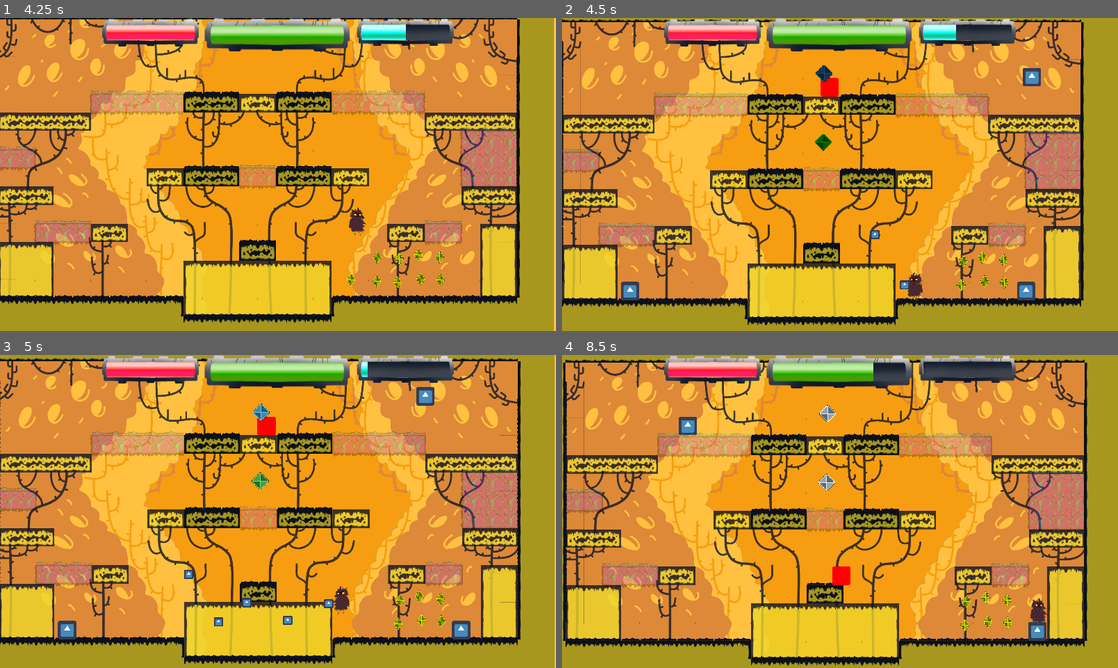
Above: before the commit, frames 1-4 (two rows, left to right).
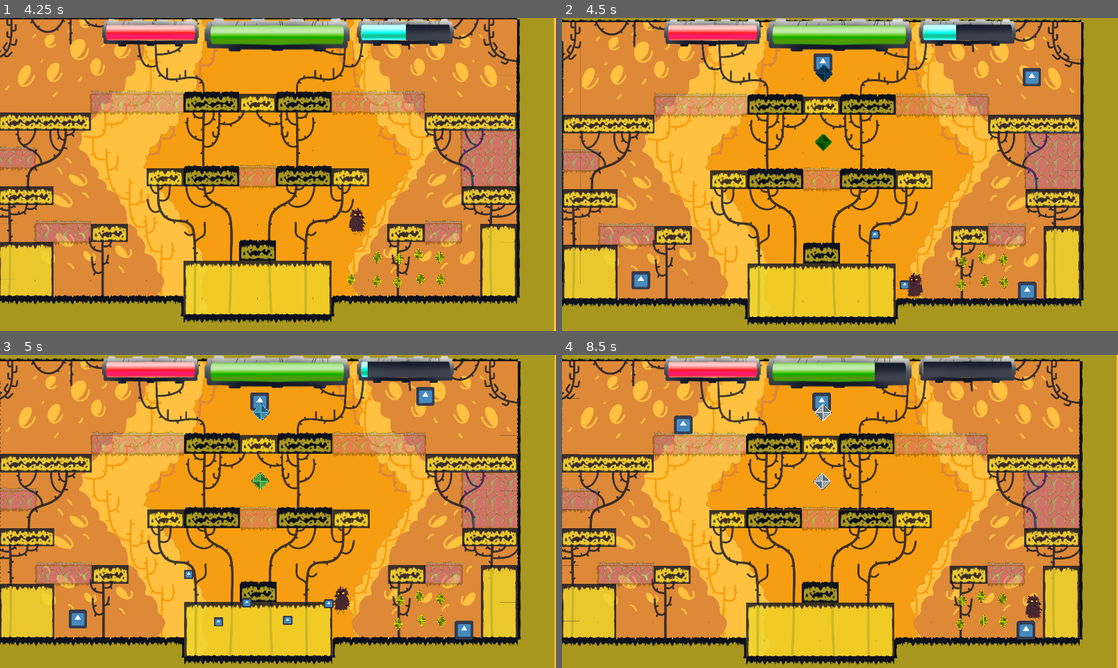
Above: after the commit, the same moments.

Repository: korvato-prime/hyperdimensional-knight
Game: Godot game, scene res://interface/TitleSceen.tscn
The game is run twice, just before and just after one commit, with the same random seed, the same clock (stepped at 60 frames per second) and the same inputs. The engine's default icon, where the game draws it, is replaced by a stand-in: a white triangle on a blue panel in a dark square.
Inputs:
- Up to frame 1 (4.25 s): tap Enter at 0.5, 2 s; hold Right (ui_right) 0.53-1.28 s; hold Up (jump) 0.53-1.28 s; tap Space (swap) at 1.25, 2.1 s; hold Down (ui_down) 1.28-2.03 s; tap Z (shoot) at 1.35 s; tap Up (jump) at 1.52, 1.55, 1.82, 3.6, 3.77, 4.07 s; hold Right (ui_right) 2.03-2.75 s; hold Up (jump) 2.03-2.75 s; click "New Game" at 2.75 s; hold Right (ui_right) from 3.53 s (still down)
- Up to frame 2 (4.5 s): release Right (ui_right) at 4.28 s; hold Left (ui_left) from 4.28 s (still down); hold Z (shoot) from 4.28 s (still down)
- Up to frame 3 (5 s): keep holding Left (ui_left); keep holding Z (shoot); tap Up (jump) at 4.52, 4.55, 4.82 s
- Up to frame 4 (8.5 s): release Z (shoot) at 5.03 s; tap Space (swap) at 5.1, 7.35 s; tap Up (jump) at 5.27, 5.3, 5.57, 6.77, 6.8, 7.07, 8.1, 8.27 s; release Left (ui_left) at 5.78 s; hold Down (ui_down) 5.78-6.53 s; hold Up (jump) 5.78-6.53 s; hold Right (ui_right) from 6.53 s (still down); tap Z (shoot) at 6.6 s; hold Up (jump) 7.28-8.03 s

Frame 1 is identical in both runs. In frame 2, 0.7% of the frame differs, in the area x 10-86%, y 11-91%; in frame 3, 0.8%; in frame 4, 27%, in the area x 0-100%, y 0-100%.
Error after the commit: Parse Error: Parse error: Spaces used before tabs on a line (res://enemies/walker/Walker.gd:37)

Commit message:
Enemies death on dimensional trap

Diff:
--- a/enemies/flyerwalker/Flyerwalker_SM.gd
+++ b/enemies/flyerwalker/Flyerwalker_SM.gd
@@ -41,17 +41,22 @@
 func _enter_state(new_state, old_state):
 	match new_state:
 		states.prefly:
-			parent.get_node("anim_enemy").play("prefly")
+			#parent.get_node("anim_enemy").play("prefly")
+			pass
 		states.fly:
-			parent.get_node("anim_enemy").play("fly")
+			#parent.get_node("anim_enemy").play("fly")
+			pass
 		states.walk:
-			parent.get_node("anim_enemy").play("walk")
+			#parent.get_node("anim_enemy").play("walk")
+			pass
 		states.attack:
-			parent.get_node("anim_enemy").play("attack")
+			#parent.get_node("anim_enemy").play("attack")
+			pass
 		states.hitted:
-			parent.get_node("anim_enemy").play("hitted")
+			#parent.get_node("anim_enemy").play("hitted")
+			pass
 		states.dead:
-			parent.get_node("anim_enemy").play("dead")
+			pass
 
 func _exit_state(old_state, new_state):
 	pass
--- a/enemies/jumper/Jumper.gd
+++ b/enemies/jumper/Jumper.gd
@@ -55,6 +55,42 @@
 
 	velocity.y += gravity * delta
 
+	if $RayCast2D.is_colliding():
+		var col = $RayCast2D.get_collider()
+		print(col)
+		# var n = F_LEG.get_collider()
+		if col.is_in_group("Tiles"):
+    		print("it's in the group!")
+
+		self.queue_free()
+
+	if $RayCast2D2.is_colliding():
+		var col = $RayCast2D2.get_collider()
+		print(col)
+		# var n = F_LEG.get_collider()
+		if col.is_in_group("Tiles"):
+    		print("it's in the group!")
+
+		self.queue_free()
+
+	if $RayCast2D3.is_colliding():
+		var col = $RayCast2D3.get_collider()
+		print(col)
+		# var n = F_LEG.get_collider()
+		if col.is_in_group("Tiles"):
+    		print("it's in the group!")
+
+		self.queue_free()
+
+	if $RayCast2D4.is_colliding():
+		var col = $RayCast2D4.get_collider()
+		print(col)
+		# var n = F_LEG.get_collider()
+		if col.is_in_group("Tiles"):
+    		print("it's in the group!")
+
+		self.queue_free()
+
 func _every_step():
 	if action_coldown_timer > 0:
 		action_coldown_timer -= 1
@@ -69,6 +105,7 @@
 	is_grounded = _check_is_grounded()
 
 	velocity = move_and_slide_with_snap(velocity, UP)
+
 
 func attacking():
 
--- a/enemies/jumper/Jumper.tscn
+++ b/enemies/jumper/Jumper.tscn
@@ -53,4 +53,28 @@
 
 [node name="health_system" parent="." instance=ExtResource( 5 )]
 
+[node name="RayCast2D" type="RayCast2D" parent="."]
+enabled = true
+cast_to = Vector2( -10, 0 )
+collision_mask = 2
+collide_with_areas = true
+
+[node name="RayCast2D2" type="RayCast2D" parent="."]
+enabled = true
+cast_to = Vector2( 0, -10 )
+collision_mask = 2
+collide_with_areas = true
+
+[node name="RayCast2D3" type="RayCast2D" parent="."]
+enabled = true
+cast_to = Vector2( 10, 0 )
+collision_mask = 2
+collide_with_areas = true
+
+[node name="RayCast2D4" type="RayCast2D" parent="."]
+enabled = true
+cast_to = Vector2( 0, 10 )
+collision_mask = 2
+collide_with_areas = true
+
 [connection signal="health_changed" from="health_system" to="state_machine" method="_on_health_system_health_changed"]
--- a/enemies/walker/Walker.gd
+++ b/enemies/walker/Walker.gd
@@ -28,6 +28,43 @@
 
 var is_grounded
 
+func _process(delta):
+	if $RayCast2D.is_colliding():
+		var col = $RayCast2D.get_collider()
+		print(col)
+		# var n = F_LEG.get_collider()
+		if col.is_in_group("Tiles"):
+    		print("it's in the group!")
+
+		self.queue_free()
+
+	if $RayCast2D2.is_colliding():
+		var col = $RayCast2D2.get_collider()
+		print(col)
+		# var n = F_LEG.get_collider()
+		if col.is_in_group("Tiles"):
+    		print("it's in the group!")
+
+		self.queue_free()
+
+	if $RayCast2D3.is_colliding():
+		var col = $RayCast2D3.get_collider()
+		print(col)
+		# var n = F_LEG.get_collider()
+		if col.is_in_group("Tiles"):
+    		print("it's in the group!")
+
+		self.queue_free()
+
+	if $RayCast2D4.is_colliding():
+		var col = $RayCast2D4.get_collider()
+		print(col)
+		# var n = F_LEG.get_collider()
+		if col.is_in_group("Tiles"):
+    		print("it's in the group!")
+
+		self.queue_free()
+
 func _ready():
 	direction = get_random_direction()
 	enable_raycast(direction)
@@ -53,6 +90,7 @@
 		velocity.y = velocity_fall_max
 
 	velocity.y += gravity * delta
+
 
 func _every_step():
 	is_grounded = _check_is_grounded()
--- a/enemies/walker/Walker.tscn
+++ b/enemies/walker/Walker.tscn
@@ -74,4 +74,28 @@
 
 [node name="health_system" parent="." instance=ExtResource( 5 )]
 
+[node name="RayCast2D" type="RayCast2D" parent="."]
+enabled = true
+cast_to = Vector2( 0, 10 )
+collision_mask = 2
+collide_with_areas = true
+
+[node name="RayCast2D2" type="RayCast2D" parent="."]
+enabled = true
+cast_to = Vector2( 0, -10 )
+collision_mask = 2
+collide_with_areas = true
+
+[node name="RayCast2D3" type="RayCast2D" parent="."]
+enabled = true
+cast_to = Vector2( 10, 0 )
+collision_mask = 2
+collide_with_areas = true
+
+[node name="RayCast2D4" type="RayCast2D" parent="."]
+enabled = true
+cast_to = Vector2( -10, 0 )
+collision_mask = 2
+collide_with_areas = true
+
 [connection signal="health_changed" from="health_system" to="state_machine" method="_on_health_system_health_changed"]
--- a/enemies/walker/Walker_SM.gd
+++ b/enemies/walker/Walker_SM.gd
@@ -82,7 +82,7 @@
 			#parent.get_node("anim_enemy").play("run")
 			pass
 		states.jump:
-			parent.get_node("anim_enemy").play("jump")
+			#parent.get_node("anim_enemy").play("jump")
 			pass
 		states.fall:
 			#parent.get_node("anim_enemy").play("fall")
--- a/levels/Level_1.tscn
+++ b/levels/Level_1.tscn
@@ -287,12 +287,14 @@
 format = 1
 tile_data = PoolIntArray( -1, 14, 0, -65536, 14, 0, -65535, 14, 0, -65534, 14, 0, -65533, 14, 0, -65532, 14, 0, -65531, …(8546 unchanged characters)…
 
-[node name="solids" type="TileMap" parent="."]
+[node name="solids" type="TileMap" parent="." groups=[
+"Tiles",
+]]
 editor/display_folded = true
 modulate = Color( 1, 1, 1, 0.403922 )
 tile_set = ExtResource( 3 )
 collision_layer = 2
-collision_mask = 0
+collision_mask = 2
 format = 1
 tile_data = PoolIntArray( 327694, 1, 196608, 327695, 1, 196610, 393217, 1, 196608, 393218, 1, 196609, 393219, 1, 196609 …(1122 unchanged characters)…
 
@@ -304,17 +306,18 @@
 margin_bottom = 1138.46
 texture = ExtResource( 4 )
 
-[node name="AlterDimension" type="TileMap" parent="."]
+[node name="AlterDimension" type="TileMap" parent="." groups=[
+"Tiles",
+]]
 modulate = Color( 1, 1, 1, 0.317647 )
 tile_set = SubResource( 17 )
 collision_layer = 2
-collision_mask = 0
+collision_mask = 2
 format = 1
 tile_data = PoolIntArray( 262150, 1, 0, 262151, 1, 0, 262152, 1, 0, 262153, 1, 0, 262154, 1, 0, 262163, 1, 0, 262164, 1 …(1163 unchanged characters)…
 
 [node name="AudioStreamPlayer" type="AudioStreamPlayer" parent="."]
 stream = ExtResource( 6 )
-autoplay = true
 
 [node name="upgrade_area" parent="." instance=ExtResource( 7 )]
 
Not shown: 1 places in enemies/flyerwalker/Flyerwalker.tscn that only renumber resources
Not shown, added: textures/ABCB4064-6BD7-4059-9D4E-3D794B9BFE94.png.import
